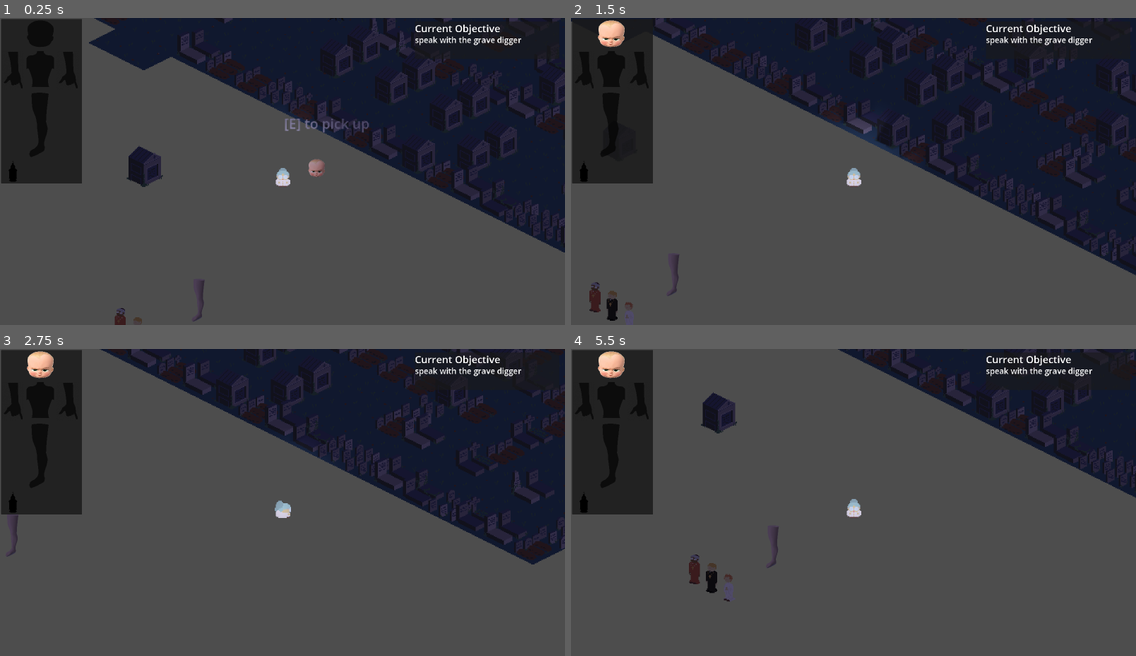
Above: before the commit, frames 1-4 (two rows, left to right).
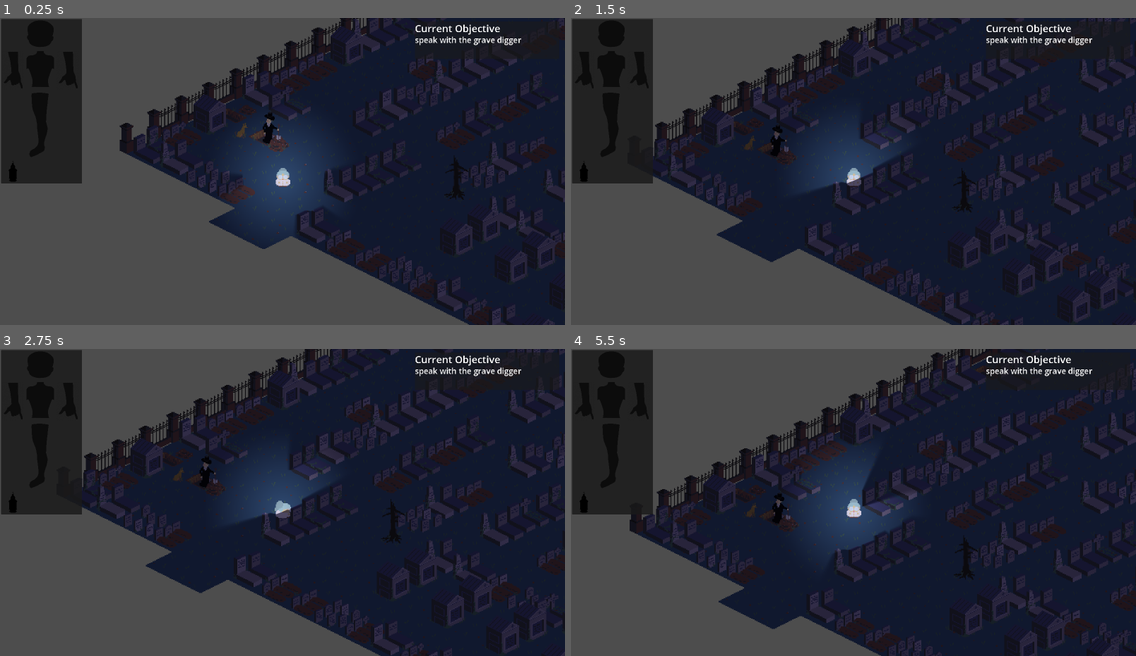
Above: after the commit, the same moments.

Repository: ekaktusz/screamjam2024
Game: Godot game, scene res://Scenes/Screens/Game/game.tscn
Two runs of this game, one before a commit and one after it. Both use one fixed random seed, a clock stepped at 60 frames per second and the inputs below.
Inputs:
- Up to frame 1 (0.25 s): no input
- Up to frame 2 (1.5 s): tap Enter at 0.5 s; hold Right (ui_right) 0.53-1.28 s; hold E (interact) 0.53-1.28 s; hold Down (ui_down) from 1.28 s (still down); tap E (interact) at 1.35 s
- Up to frame 3 (2.75 s): release Down (ui_down) at 2.03 s; hold Right (ui_right) from 2.03 s (still down); hold E (interact) from 2.03 s (still down)
- Up to frame 4 (5.5 s): release Right (ui_right) at 2.78 s; release E (interact) at 2.78 s; hold Up (ui_up) 2.78-3.53 s; tap E (interact) at 2.85, 4.35 s; hold E (interact) 3.53-4.28 s; hold Left (ui_left) 3.53-5.03 s; hold Down (ui_down) from 5.03 s (still down); hold E (interact) from 5.03 s (still down)

The runs differ from the first frame. In frame 1, 36% of the frame differs, in the area x 15-100%, y 0-100%; in frame 2, 42%; in frame 3, 44%; in frame 4, 57%, in the area x 4-100%, y 0-100%.

Commit message:
progress is made even if its small

Diff:
--- /dev/null
+++ b/Scenes/Dialogue/dialogue_choice.gd
@@ -0,0 +1,19 @@
+extends CanvasLayer
+
+@onready var paragon: Button = $HBoxContainer/Paragon
+@onready var renegade: Button = $HBoxContainer/Renegade
+
+signal paragon_choice_made()
+signal renegade_choice_made()
+
+func set_paragon_choice(paragon_choice_text: String) -> void:
+	paragon.text = paragon_choice_text
+
+func set_renegade_choice(renegade_choice_text: String) -> void:
+	renegade.text = renegade_choice_text
+
+func _on_paragon_pressed() -> void:
+	paragon_choice_made.emit()
+
+func _on_renegade_pressed() -> void:
+	renegade_choice_made.emit()
--- a/Scenes/Dialogue/dialogue_choice.tscn
+++ b/Scenes/Dialogue/dialogue_choice.tscn
@@ -1,18 +1,31 @@
-[gd_scene format=3 uid="uid://bhbcqahbl6hxm"]
+[gd_scene load_steps=2 format=3 uid="uid://bhbcqahbl6hxm"]
+
+[ext_resource type="Script" path="res://Scenes/Dialogue/dialogue_choice.gd" id="1_61ndw"]
 
 [node name="DialogueChoice" type="CanvasLayer"]
+script = ExtResource("1_61ndw")
 
-[node name="MarginContainer" type="MarginContainer" parent="."]
-offset_right = 40.0
-offset_bottom = 40.0
+[node name="HBoxContainer" type="VBoxContainer" parent="."]
+anchors_preset = 8
+anchor_left = 0.5
+anchor_top = 0.5
+anchor_right = 0.5
+anchor_bottom = 0.5
+offset_left = -18.0
+offset_top = -33.0
+offset_right = 18.0
+offset_bottom = 33.0
+grow_horizontal = 2
+grow_vertical = 2
 
-[node name="HBoxContainer" type="VBoxContainer" parent="MarginContainer"]
+[node name="Paragon" type="Button" parent="HBoxContainer"]
 layout_mode = 2
+text = "dsa"
 
-[node name="Paragon" type="Button" parent="MarginContainer/HBoxContainer"]
+[node name="Renegade" type="Button" parent="HBoxContainer"]
+z_index = 200
 layout_mode = 2
-text = "😇 ask for the head of the beautiful man 🥺"
+text = "asd"
 
-[node name="Renegade" type="Button" parent="MarginContainer/HBoxContainer"]
-layout_mode = 2
-text = "💀 just finish the old fool 😈"
+[connection signal="pressed" from="HBoxContainer/Paragon" to="." method="_on_paragon_pressed"]
+[connection signal="pressed" from="HBoxContainer/Renegade" to="." method="_on_renegade_pressed"]
--- a/Scenes/Dialogue/dialogue_manager.gd
+++ b/Scenes/Dialogue/dialogue_manager.gd
@@ -2,13 +2,16 @@
 extends Node
 
 const DialogueBoxScene = preload("res://Scenes/Dialogue/dialogue_box.tscn")
+const DialogueChoiceScene = preload("res://Scenes/Dialogue/dialogue_choice.tscn")
 
 var dialogue_box
 var dialogue_box_position: Vector2
 
-var dialogue_lines: Array[String] = []
+var dialouge_choice_box
 var paragon_choice: String = ""
 var renegade_choice: String = ""
+
+var dialogue_lines: Array[String] = []
 var current_line_index: int = 0
 
 var is_dialogue_active: bool = false
@@ -35,16 +38,32 @@
 	if is_dialogue_active:
 		return
 	_show_next_dialogue_box()
+	_show_dialogue_choice()
 	is_dialogue_active = true
 
 func _show_next_dialogue_box() -> void:
 	dialogue_box = DialogueBoxScene.instantiate()
 	dialogue_box.finished_displaying.connect(_on_dialogue_finished_displaying)
+	dialogue_box.global_position = dialogue_box_position
 	get_tree().root.add_child(dialogue_box)
-	dialogue_box.global_position = dialogue_box_position
 	dialogue_box.display_text(dialogue_lines[current_line_index])
 	current_line_finished = false
 	is_dialogue_end_wait_timer_finished = false
+
+func _show_dialogue_choice() -> void:
+	dialouge_choice_box = DialogueChoiceScene.instantiate()
+	dialouge_choice_box.paragon_choice_made.connect(_on_paragon_choice_made)
+	dialouge_choice_box.renegade_choice_made.connect(_on_renegade_choice_made)
+	#dialouge_choice_box.global_position = dialogue_box.global_position + Vector2(0, 100)
+	get_tree().root.add_child(dialouge_choice_box)
+	dialouge_choice_box.set_paragon_choice(paragon_choice)
+	dialouge_choice_box.set_renegade_choice(renegade_choice)
+
+func _on_paragon_choice_made() -> void:
+	print("paragon")
+
+func _on_renegade_choice_made() -> void:
+	print("renegade")
 
 func _on_dialogue_finished_displaying() -> void:
 	current_line_finished = true
--- a/Scenes/NPC/Npcs/grave_digger.gd
+++ b/Scenes/NPC/Npcs/grave_digger.gd
@@ -21,10 +21,11 @@
 var grave_digger_dialogue_manager: DialogueManager
 var dog_dialogue_manager: DialogueManager
 var index_where_dog_should_woof: int = 3
-
+#
+#
 func _ready() -> void:
 	interaction_area.interact = Callable(self, "_on_interact")
-	grave_digger_dialogue_manager = DialogueManager.create(global_position, grave_digger_starter_dialogue)
+	grave_digger_dialogue_manager = DialogueManager.create(global_position, grave_digger_starter_dialogue, "😇 ask for the head of the beautiful man 🥺", "💀 just finish the old fool 😈")
 	add_child(grave_digger_dialogue_manager)
 	grave_digger_dialogue_manager.dialogue_ended.connect(_on_grave_digger_dialogue_ended)
 	dog_dialogue_manager = DialogueManager.create(dog.global_position - Vector2(-20, -40), DOG_DIALOGUE_LINES)
--- a/Scenes/Screens/Game/game.tscn
+++ b/Scenes/Screens/Game/game.tscn
@@ -27,7 +27,7 @@
 [node name="Player" parent="." groups=["player"] instance=ExtResource("2_ssn54")]
 z_index = 1
 y_sort_enabled = true
-position = Vector2(355, 72)
+position = Vector2(215, -138)
 
 [node name="Priest1" parent="." instance=ExtResource("6_pc0e0")]
 position = Vector2(187, 260)
